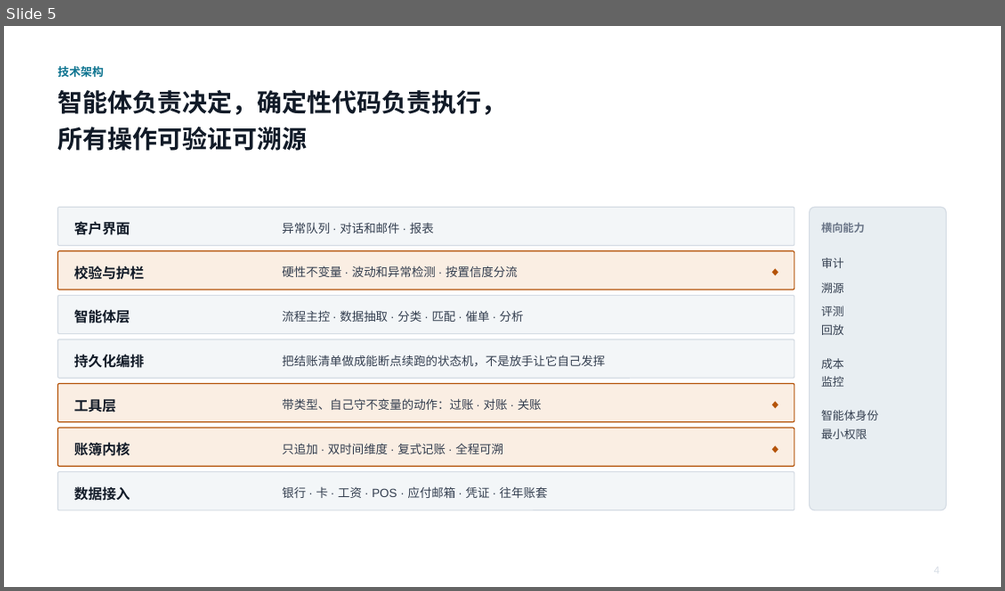
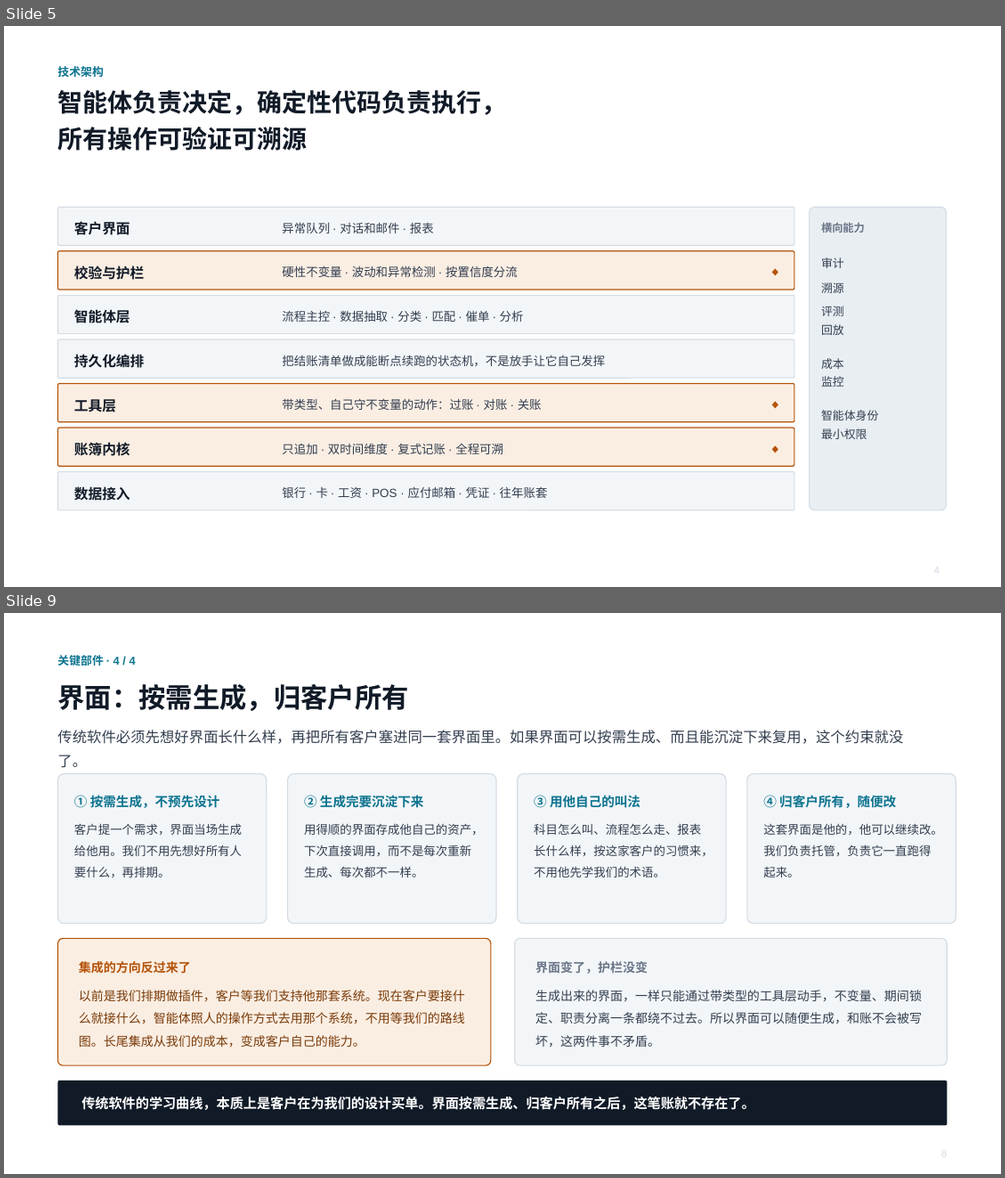
Before and after one commit to cllu/aimi-accounting-software-proposal, a slide deck: agent-native-accounting-deck.pptx. Shown one above the other, each under a label of ours: slide 5 before the commit, slides 5 and 9 after it; the slides between them are not shown. The pictures are 1005x591 and 1005x1178 pixels, drawn with LibreOffice and Linux fonts; fonts in the diff are those of the drawing. Boxes give left, top, right and bottom in pixels: in the first picture for what was removed or moved away, otherwise in the second. Text is boxed around its words. In the diff, an @@ line names an element or a change of style, - is before the commit and + after.

```diff
--- a/agent-native-accounting-deck.pptx
+++ b/agent-native-accounting-deck.pptx
@@ slide 9 added at bbox=[4, 613, 1001, 1174], background #FFFFFF @@
@@ text added at bbox=[57, 655, 136, 666], 11 pt, text #0E7490, bold @@
+关键部件 · 4 / 4
@@ text added at bbox=[57, 684, 408, 711], 26 pt, text #111A27, bold @@
+界面：按需生成，归客户所有
@@ text added at bbox=[57, 730, 903, 768], 14 pt, text #333E4F @@
+传统软件必须先想好界面长什么样，再把所有客户塞进同一套界面里。如果界面可以按需生成、而且能沉淀下来复用，这个约束就没了。
@@ rounded rectangle added at bbox=[57, 774, 267, 924], fill #F3F6F8, outline #D5DCE4 1 pt @@
@@ text added at bbox=[74, 795, 220, 808], 12.5 pt, text #0E7490, bold @@
+① 按需生成，不预先设计
@@ rounded rectangle added at bbox=[287, 774, 496, 924], fill #F3F6F8, outline #D5DCE4 1 pt @@
@@ text added at bbox=[304, 795, 424, 808], 12.5 pt, text #0E7490, bold @@
+② 生成完要沉淀下来
@@ rounded rectangle added at bbox=[518, 774, 727, 924], fill #F3F6F8, outline #D5DCE4 1 pt @@
@@ text added at bbox=[534, 795, 640, 808], 12.5 pt, text #0E7490, bold @@
+③ 用他自己的叫法
@@ rounded rectangle added at bbox=[747, 774, 956, 924], fill #F3F6F8, outline #D5DCE4 1 pt @@
@@ text added at bbox=[763, 795, 896, 808], 12.5 pt, text #0E7490, bold @@
+④ 归客户所有，随便改
@@ text added at bbox=[74, 823, 242, 877], 11.5 pt, text #333E4F @@
+客户提一个需求，界面当场生成给他用。我们不用先想好所有人要什么，再排期。
@@ text added at bbox=[304, 823, 484, 877], 11.5 pt, text #333E4F @@
+用得顺的界面存成他自己的资产，下次直接调用，而不是每次重新生成、每次都不一样。
@@ text added at bbox=[534, 823, 713, 877], 11.5 pt, text #333E4F @@
+科目怎么叫、流程怎么走、报表长什么样，按这家客户的习惯来，不用他先学我们的术语。
@@ text added at bbox=[763, 823, 943, 877], 11.5 pt, text #333E4F @@
+这套界面是他的，他可以继续改。我们负责托管，负责它一直跑得起来。
@@ rounded rectangle added at bbox=[57, 938, 491, 1065], fill #FAEEE3, outline #B45309 1 pt @@
@@ rounded rectangle added at bbox=[515, 938, 947, 1065], fill #F3F6F8, outline #D5DCE4 1 pt @@
@@ text added at bbox=[79, 961, 191, 973], 12 pt, text #B45309, bold @@
+集成的方向反过来了
@@ text added at bbox=[535, 961, 647, 973], 12 pt, text #6B7688, bold @@
+界面变了，护栏没变
@@ text added at bbox=[79, 989, 465, 1046], 12 pt, text #7A3B08 @@
+以前是我们排期做插件，客户等我们支持他那套系统。现在客户要接什么就接什么，智能体照人的操作方式去用那个系统，不用等我们的路线图。长尾集成从我们的成本，变成客户自己的能力。
@@ text added at bbox=[535, 989, 922, 1047], 12 pt, text #333E4F @@
+生成出来的界面，一样只能通过带类型的工具层动手，不变量、期间锁定、职责分离一条都绕不过去。所以界面可以随便生成，和账不会被写坏，这两件事不矛盾。
@@ rounded rectangle added at bbox=[57, 1080, 947, 1126], fill #111A27 @@
@@ text added at bbox=[81, 1096, 754, 1110], 13 pt, text #FFFFFF, bold @@
+传统软件的学习曲线，本质上是客户在为我们的设计买单。界面按需生成、归客户所有之后，这笔账就不存在了。
```
Also in this commit, not shown: 4 slides changed, 1 other file.
